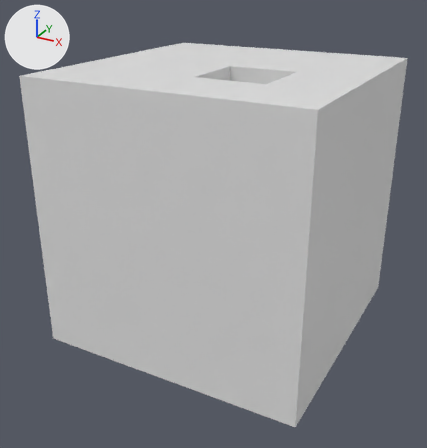
An edit to the glTF model public/cube.glb, drawn before and after from the same camera.
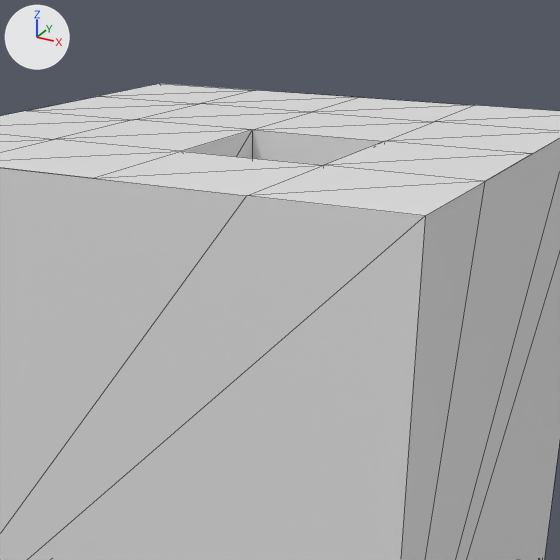
Each version is shown whole from a 50 mm lens placed at (1.94, -3.77, 1.65), pointed at (-0.04, -0.17, -0.15), then close up on the part from 24% to 91% of the width and 0% to 64% of the height. Every picture has the same lights, and +X, +Y and +Z are marked at upper left. The close-ups show mesh edges as thin lines. Vertices at the same position are counted once.
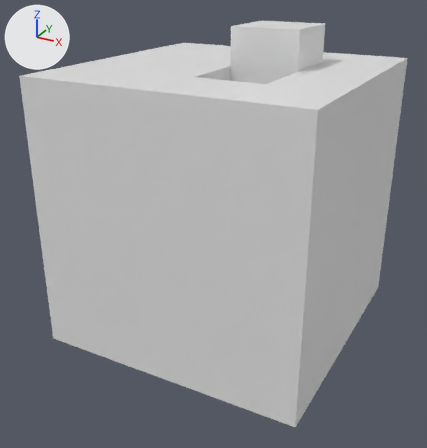
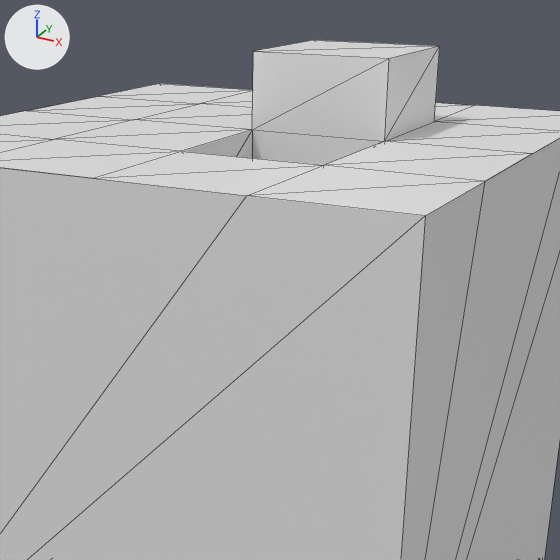
Commit message: Better cube

Where the change shows, as pixel boxes (x1, y1, x2, y2) in the close-ups (560 x 560 px):
'Cube', reshaped: before (0, 84, 560, 560); after (0, 40, 560, 560)
part 1 of me_cube, built on: before (254, 112, 433, 141); after (252, 40, 440, 141)

The change, as a list of edits to the scene's bpy script:
```text
Change me_cube:
    used by ob_cube; location = (0.0, 0.0, 0.0)
    remove me_cube.from_pydata(...)  # 33 vertices, 62 faces; spans x -1.0..1.0, y -1.0..1.0, z -1.0..1.0
    add me_cube.from_pydata(...)  # 37 vertices, 70 faces; spans x -1.0..1.0, y -1.0..1.0, z -1.0..1.27
    me_cube part 1
    2 faces are deleted
    4 vertices are added at (0.0, 0.5, 1.27), (0.0, 0.0, 1.27), (0.5, 0.0, 1.27), (0.5, 0.5, 1.27)
    10 new faces join them
```
